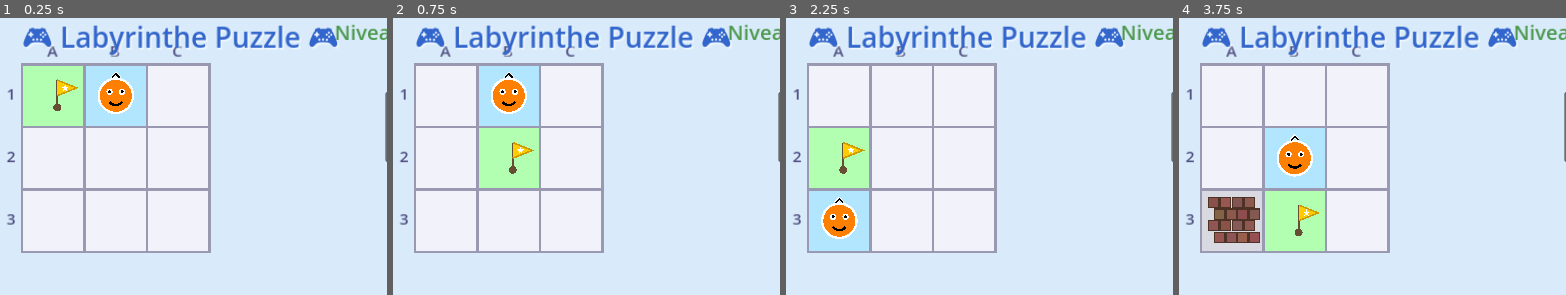
Above: before the commit, frames 1-4 (left to right).
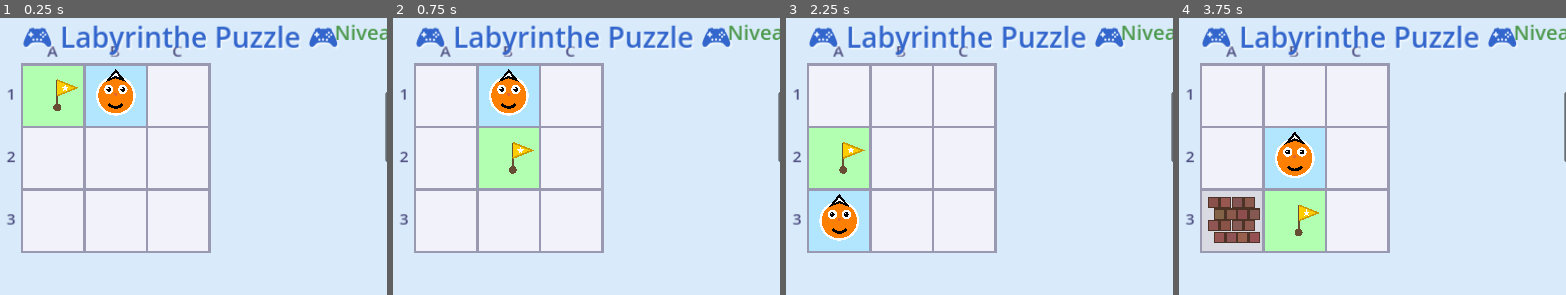
Above: after the commit, the same moments.

Repository: Robbibb/Labirinthe_Godot
Game: Godot game, scene res://Main.tscn
Two runs of this game, one before a commit and one after it. Both use one fixed random seed, a clock stepped at 60 frames per second and the inputs below.
Inputs:
- Up to frame 1 (0.25 s): no input
- Up to frame 2 (0.75 s): click "Recommencer depuis le début" at 0.5 s
- Up to frame 3 (2.25 s): click "Recommencer depuis le début" at 1.25 s; click "Recommencer depuis le début" at 2 s
- Up to frame 4 (3.75 s): click "← Niveau Précédent" at 2.75 s; click "Niveau Suivant →" at 3.5 s
The pictures show only the part of the screen within x 0-50%, y 0-50%; the shares and areas given below are measured in that part.

The runs differ from the first frame. In frame 1, 0.6% of the frame differs, in the area x 24-36%, y 18-36%; in frame 2, 0.6%; in frame 3, 0.6%; in frame 4, 0.6%, in the area x 24-36%, y 41-58%.
Error in both runs: Invalid assignment of property or key 'border_width_all' with value of type 'int' on a base object of type 'StyleBoxFlat'. (res://DirectionSelector.gd:63)

Commit message:
Améliorer la visibilité de l'orientation du personnage
- Ajouter une GROSSE flèche blanche pointant clairement dans la direction
- Agrandir les yeux (rayon 6 au lieu de 4) pour plus d'expressivité
- Ajouter des reflets dans les yeux
- Ajouter un petit nez orange pour la personnalité
- Rendre le sourire plus épais (3.5 au lieu de 3.0)
- L'orientation est maintenant beaucoup plus visible et claire

Diff:
--- a/Grid.gd
+++ b/Grid.gd
@@ -83,49 +83,67 @@
 	draw_player(grid_to_pixel(player_pos))
 
 func draw_player(pos: Vector2):
-	"""Dessine un personnage mignon pour le joueur avec son orientation"""
-	# Corps principal (cercle avec la couleur flash)
-	draw_circle(pos, 22, player_flash_color)
-	# Contour blanc (utiliser draw_arc pour le contour)
-	draw_arc(pos, 22, 0, TAU, 32, Color.WHITE, 3.0)
-
+	"""Dessine un personnage mignon pour le joueur avec son orientation très visible"""
 	# Calculer la rotation selon l'orientation
 	# 0=Nord(haut), 1=Est(droite), 2=Sud(bas), 3=Ouest(gauche)
 	var rotation = player_facing * PI / 2  # 0°, 90°, 180°, 270°
 
-	# Yeux (tournés dans la direction)
-	var eye_offset = 8
-	var eye1_local = Vector2(-eye_offset, -5)
-	var eye2_local = Vector2(eye_offset, -5)
+	# Corps principal (cercle avec la couleur flash)
+	draw_circle(pos, 24, player_flash_color)
+	# Contour blanc
+	draw_arc(pos, 24, 0, TAU, 32, Color.WHITE, 3.0)
+
+	# GROSSE FLÈCHE directionnelle pointant vers l'avant (très visible)
+	var arrow_front = Vector2(0, -32)  # Pointe vers le haut par défaut
+	var arrow_front_rotated = arrow_front.rotated(rotation)
+	var arrow_front_points = PackedVector2Array([
+		pos + arrow_front_rotated,  # Pointe
+		pos + arrow_front_rotated + Vector2(-10, 12).rotated(rotation),  # Base gauche
+		pos + arrow_front_rotated + Vector2(0, 8).rotated(rotation),  # Centre base
+		pos + arrow_front_rotated + Vector2(10, 12).rotated(rotation)  # Base droite
+	])
+	# Fond de la flèche
+	draw_colored_polygon(arrow_front_points, Color.WHITE)
+	# Contour noir
+	draw_polyline(PackedVector2Array([
+		arrow_front_points[0],
+		arrow_front_points[1],
+		arrow_front_points[2],
+		arrow_front_points[3],
+		arrow_front_points[0]
+	]), Color.BLACK, 3.0)
+
+	# Yeux PLUS GROS (tournés dans la direction)
+	var eye_offset = 9
+	var eye1_local = Vector2(-eye_offset, -8)
+	var eye2_local = Vector2(eye_offset, -8)
 
 	# Rotation des yeux
 	var eye1_rotated = eye1_local.rotated(rotation)
 	var eye2_rotated = eye2_local.rotated(rotation)
 
-	draw_circle(pos + eye1_rotated, 4, Color.WHITE)
-	draw_circle(pos + eye2_rotated, 4, Color.WHITE)
-	draw_circle(pos + eye1_rotated, 2, Color.BLACK)
-	draw_circle(pos + eye2_rotated, 2, Color.BLACK)
+	# Dessiner les yeux plus gros et expressifs
+	draw_circle(pos + eye1_rotated, 6, Color.WHITE)
+	draw_circle(pos + eye2_rotated, 6, Color.WHITE)
+	draw_circle(pos + eye1_rotated, 3, Color.BLACK)
+	draw_circle(pos + eye2_rotated, 3, Color.BLACK)
+	# Reflets dans les yeux
+	draw_circle(pos + eye1_rotated + Vector2(-1, -1), 1, Color.WHITE)
+	draw_circle(pos + eye2_rotated + Vector2(-1, -1), 1, Color.WHITE)
 
 	# Sourire (tourné dans la direction)
 	var smile_points = PackedVector2Array()
 	for i in range(7):
 		var angle = PI * 0.2 + (i * PI * 0.6 / 6)
-		var smile_radius = 10
-		var local_point = Vector2(cos(angle) * smile_radius, sin(angle) * smile_radius + 2)
+		var smile_radius = 11
+		var local_point = Vector2(cos(angle) * smile_radius, sin(angle) * smile_radius + 4)
 		smile_points.append(pos + local_point.rotated(rotation))
-	draw_polyline(smile_points, Color.BLACK, 3.0)
-
-	# Flèche indiquant la direction (au-dessus du personnage)
-	var arrow_base = Vector2(0, -28)  # Juste au-dessus du cercle
-	var arrow_rotated = arrow_base.rotated(rotation)
-	var arrow_points = PackedVector2Array([
-		pos + arrow_rotated + Vector2(-5, 5).rotated(rotation),
-		pos + arrow_rotated,
-		pos + arrow_rotated + Vector2(5, 5).rotated(rotation)
-	])
-	draw_polyline(arrow_points, Color.WHITE, 4.0)
-	draw_polyline(arrow_points, Color.BLACK, 2.0)
+	draw_polyline(smile_points, Color.BLACK, 3.5)
+
+	# Petit nez/bec pointant dans la direction pour encore plus de clarté
+	var nose_local = Vector2(0, -2)
+	var nose_rotated = nose_local.rotated(rotation)
+	draw_circle(pos + nose_rotated, 2, Color(0.9, 0.4, 0.2))
 
 func draw_flag(pos: Vector2):
 	"""Dessine un drapeau coloré pour l'arrivée"""
